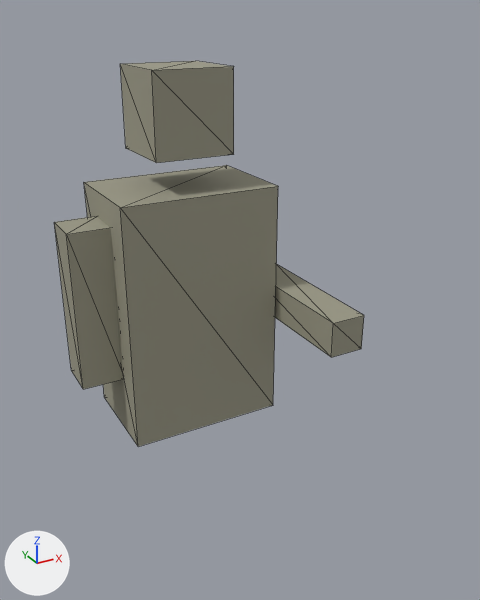
The glTF model game/assets/units/ru_rifle.glb: old version first, new version second.
The view is the same before and after, from a 50 mm camera at (-0.728, -1.667, 1.795) aimed at (0.051, -0.251, 1.087). The axes (+X, +Y, +Z) are drawn at lower left. The lights are the same throughout. The picture after the commit comes second. Mesh edges are drawn as thin lines. Where no turn or scale is listed for an object, it has been applied to the vertices. Vertices at exactly the same position are counted once.

Before the edit, the objects in view are built like this:
```python
mat_camo = principled_material('camo')
mat_camo.base_color = (0.33, 0.32, 0.24)  # grey #9b9986
mat_camo.roughness = 0.8
me_arm_l = bpy.data.meshes.new('Arm_L')
me_arm_l.from_pydata(...)  # a box spanning x -0.06..0.06, y -0.06..0.06, z -0.225..0.225
me_arm_l.materials.append(mat_camo)  # grey #9b9986
me_arm_r = bpy.data.meshes.new('Arm_R')
me_arm_r.from_pydata(...)  # a box spanning x -0.05..0.05, y -0.225..0.225, z -0.05..0.05
me_arm_r.materials.append(mat_camo)  # grey #9b9986
me_body = bpy.data.meshes.new('Body')
me_body.from_pydata(...)  # a box spanning x -0.225..0.225, y -0.15..0.15, z -0.35..0.35
me_body.materials.append(mat_camo)  # grey #9b9986
me_head = bpy.data.meshes.new('Head')
me_head.from_pydata(...)  # a box spanning x -0.11..0.11, y -0.11..0.11, z -0.11..0.11
me_head.materials.append(mat_camo)  # grey #9b9986
ob_arm_l = bpy.data.objects.new('Arm_L', me_arm_l)
ob_arm_l.location = (-0.28, 0.0, 1.05)
ob_arm_r = bpy.data.objects.new('Arm_R', me_arm_r)
ob_arm_r.location = (0.28, -0.2, 1.0)
ob_body = bpy.data.objects.new('Body', me_body)
ob_body.location = (0.0, 0.0, 1.0)
ob_head = bpy.data.objects.new('Head', me_head)
ob_head.location = (0.0, 0.0, 1.55)
```
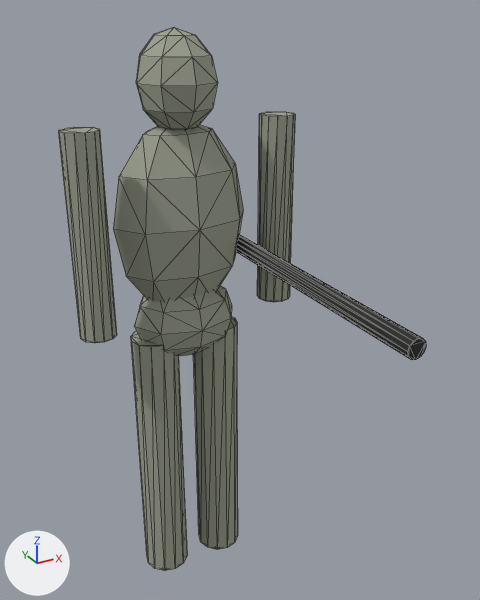
Location of each change, (x1, y1, x2, y2) in pixels of the pictures (480 x 600 px):
'Body', deleted: before (84, 165, 278, 446)
'Torso', added: after (113, 125, 243, 302)
'Arm_L', recoloured, surface changed, reshaped, moved (16% narrower, 25% taller): before (54, 216, 123, 389); after (59, 127, 117, 343)
'Head', reshaped, moved (28% narrower): before (120, 61, 234, 163); after (136, 27, 218, 130)
'Arm_R', recoloured, surface changed, reshaped, moved: before (275, 264, 364, 357); after (257, 111, 295, 302)
'Leg_L', added: after (131, 331, 187, 571)
'Leg_R', added: after (193, 316, 238, 550)
'Pelvis', now drawn: after (134, 286, 232, 356)
'Rifle', added: after (236, 234, 426, 360)
part 2 of me_arm_r, added: after (257, 111, 295, 302)
part 3 of me_arm_r, deleted: before (275, 264, 364, 357)

The change, as a diff of the scene's bpy script:
```diff
--- a/game/assets/units/ru_rifle.glb.py
+++ b/game/assets/units/ru_rifle.glb.py
@@ mat_camo @@
 mat_camo = principled_material('camo')
-mat_camo.base_color = (0.33, 0.32, 0.24)  # grey #9b9986
-mat_camo.roughness = 0.8
+mat_camo.base_color = (0.34, 0.36, 0.28)  # grey #9ea290
+mat_camo.roughness = 0.86
@@ me_arm_l @@
-me_arm_l.from_pydata(...)  # 8 vertices, 12 faces; spans x -0.06..0.06, y -0.06..0.06, z -0.225..0.225
+me_arm_l.from_pydata(...)  # 24 vertices, 44 faces; spans x -0.05..0.05, y -0.05..0.05, z -0.275..0.275
+# me_arm_l part 1: the whole mesh is rebuilt
 me_arm_l.materials.append(mat_camo)
@@ me_arm_r @@
-me_arm_r.from_pydata(...)  # 8 vertices, 12 faces; spans x -0.05..0.05, y -0.225..0.225, z -0.05..0.05
+me_arm_r.from_pydata(...)  # 24 vertices, 44 faces; spans x -0.05..0.05, y -0.05..0.05, z -0.275..0.275
+# me_arm_r part 2: 24 vertices added at x -0.05..0.05, y -0.05..0.05, z -0.275..0.275, forming a 12-sided cylinder along z
+# me_arm_r part 3: 8 vertices removed from x -0.05..0.05, y -0.225..0.225, z -0.05..0.05
 me_arm_r.materials.append(mat_camo)
@@ me_head @@
-me_head.from_pydata(...)  # 8 vertices, 12 faces; spans x -0.11..0.11, y -0.11..0.11, z -0.11..0.11
+me_head.from_pydata(...)  # 42 vertices, 80 faces; spans x -0.11..0.11, y -0.12..0.12, z -0.13..0.13
+# me_head part 4: 8 vertices removed from x -0.11..0.11, y -0.11..0.11, z -0.11..0.11; 42 vertices added at x -0.11..0.11, y -0.12..0.12, z -0.13..0.13, forming an icosphere of 80 faces
 me_head.materials.append(mat_camo)
@@ ob_arm_l @@
 ob_arm_l = bpy.data.objects.new('Arm_L', me_arm_l)
-ob_arm_l.location = (-0.28, 0.0, 1.05)
+ob_arm_l.location = (-0.28, -0.05, 1.25)
@@ ob_arm_r @@
 ob_arm_r = bpy.data.objects.new('Arm_R', me_arm_r)
-ob_arm_r.location = (0.28, -0.2, 1.0)
+ob_arm_r.location = (0.28, -0.05, 1.25)
@@ ob_body @@
-ob_body = bpy.data.objects.new('Body', me_body)
@@ ob_head @@
 ob_head = bpy.data.objects.new('Head', me_head)
-ob_head.location = (0.0, 0.0, 1.55)
+ob_head.location = (0.0, 0.0, 1.62)
@@ ob_torso @@
+ob_torso = bpy.data.objects.new('Torso', me_torso)  # an icosphere of 80 faces spanning x -0.2..0.2, y -0.12..0.12, z -0.28..0.28; in mat_camo (grey #9ea290)
+ob_torso.location = (0.0, 0.0, 1.25)
@@ ob_rifle @@
+ob_rifle = bpy.data.objects.new('Rifle', me_rifle)  # 24 vertices, 44 faces; spans x -0.025..0.025, y -0.425..0.425, z -0.025..0.025; in mat_track (black #272724)
+ob_rifle.location = (0.18, -0.35, 1.15)
@@ ob_leg_r @@
+ob_leg_r = bpy.data.objects.new('Leg_R', me_leg_r)  # a 12-sided cylinder along z spanning x -0.07..0.07, y -0.07..0.07, z -0.425..0.425; in mat_camo (grey #9ea290)
+ob_leg_r.location = (0.1, 0.0, 0.48)
@@ ob_leg_l @@
+ob_leg_l = bpy.data.objects.new('Leg_L', me_leg_r.copy())
+ob_leg_l.location = (-0.1, 0.0, 0.48)
```
